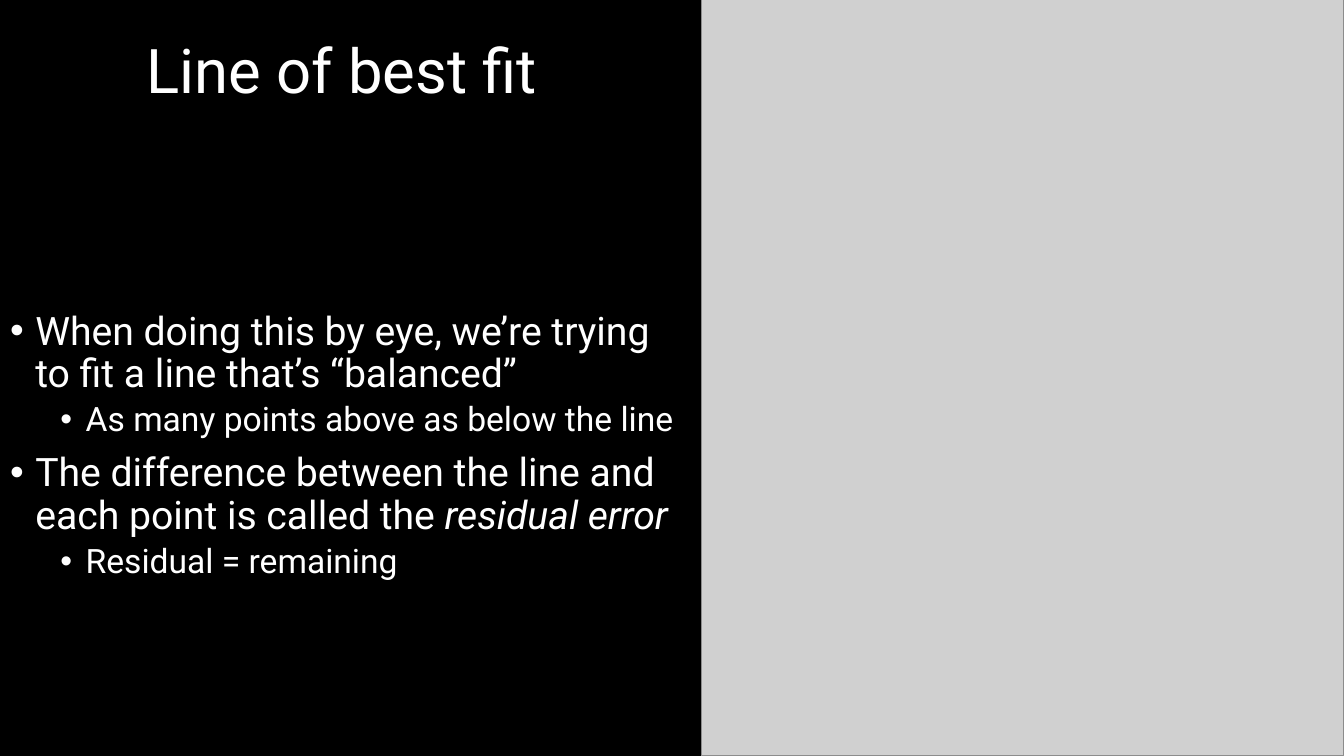
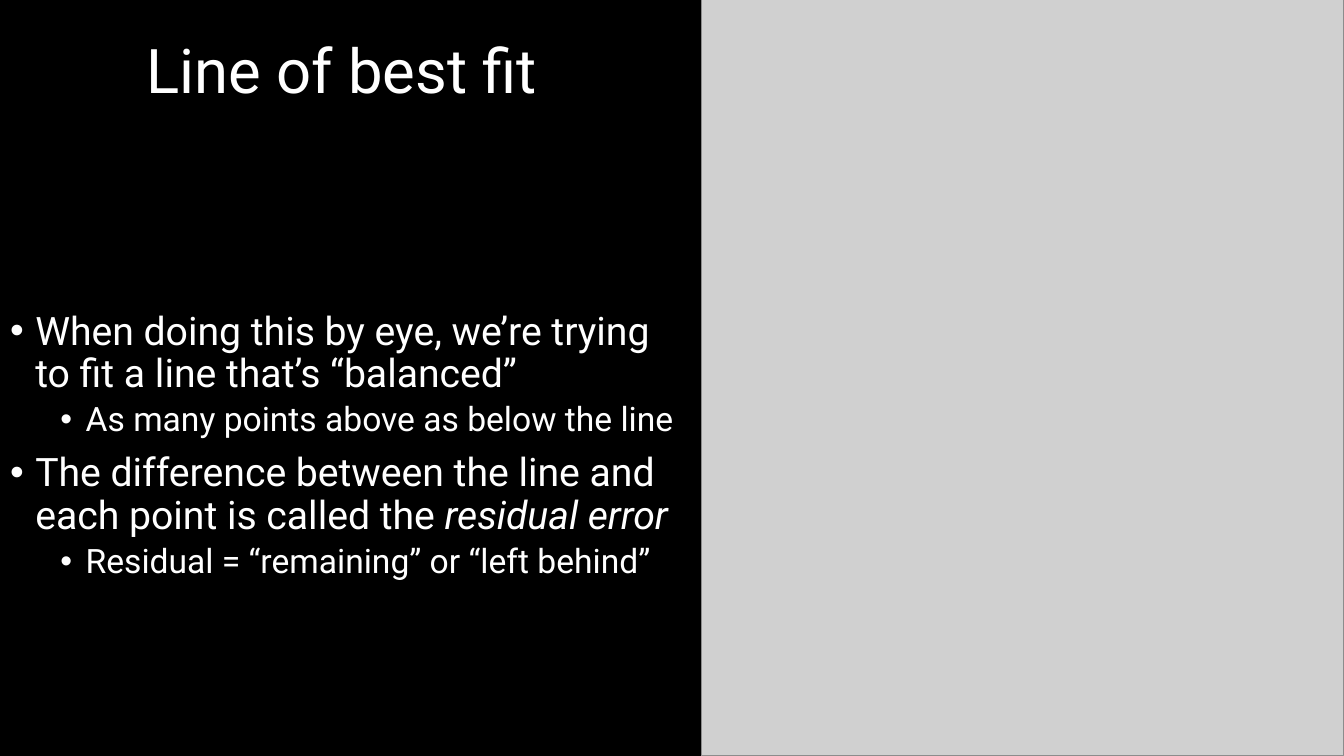
Before and after one commit to DeonRoos/stats-for-biologists, a slide deck: slide 15 of Lecture 5 - Cont LM/Slides/Linear models_w_Continuous.pptx (slide 14 before the commit). Drawn at 1344x756 pixels with LibreOffice and Linux fonts; fonts in the diff are those of the drawing; grey boxes stand for pictures. Boxes give left, top, right and bottom in pixels: in the first picture for what was removed or moved away, otherwise in the second. Text is boxed around its words. In the diff, an @@ line names an element or a change of style, - is before the commit and + after.

```diff
--- a/Lecture 5 - Cont LM/Slides/Linear models_w_Continuous.pptx
+++ b/Lecture 5 - Cont LM/Slides/Linear models_w_Continuous.pptx
@@ text at (86, 547, 650, 580): text changed @@
-  • Residual = remaining
+  • Residual = “remaining” or “left behind”
```
Also in this commit, not shown: 8 other slides changed, 9 slides added, 5 slides removed, 8 other files.
